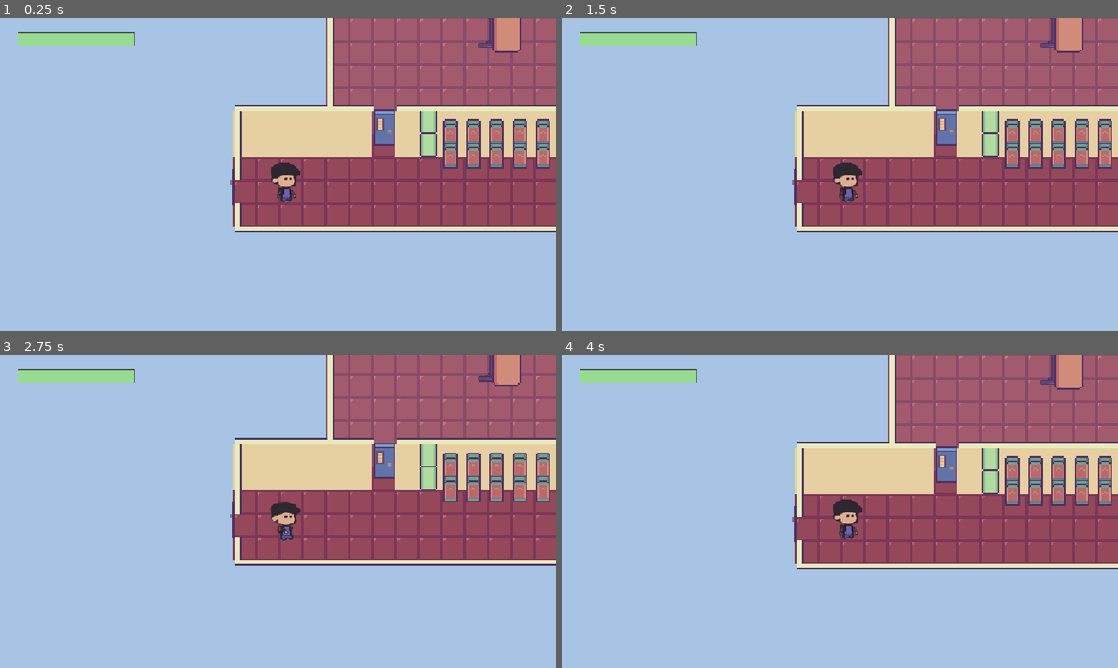
Above: before the commit, frames 1-4 (two rows, left to right).
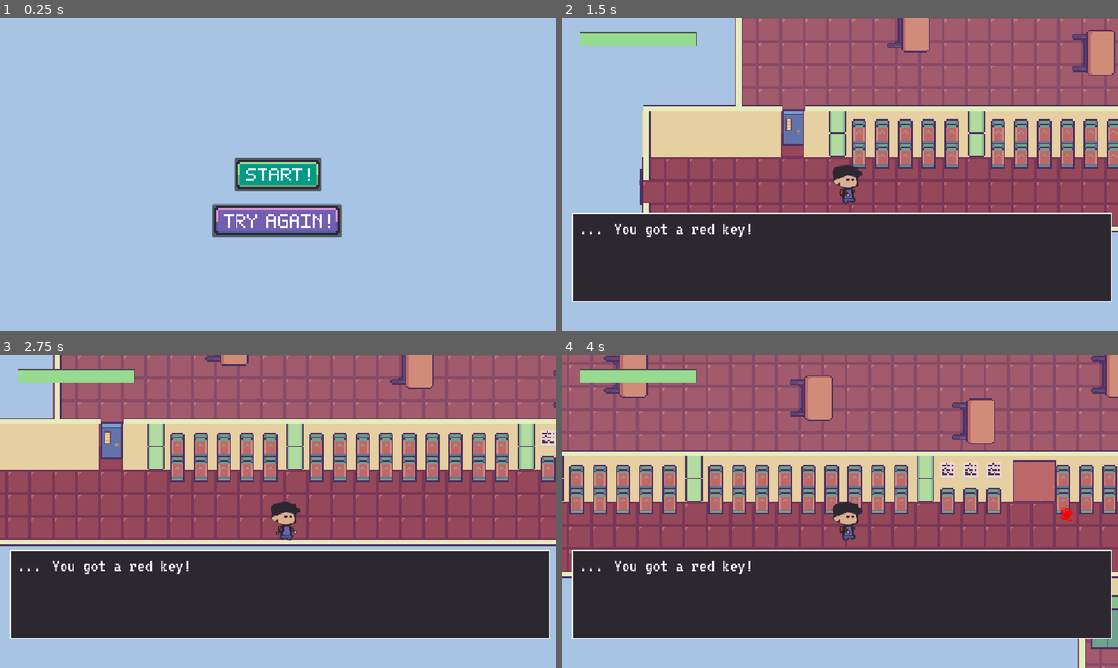
Above: after the commit, the same moments.

Repository: seat-gull/Sunny-Street-Daycare
Game: Godot game, scene res://main menu.tscn
Same seed, same stepped clock (60 frames per second), same inputs: the game is played once before the commit and once after it. Before the commit the project starts from res://scenes/game.tscn.
Inputs (mouse positions are in pixels of both pictures, inside the frame that each line leads up to):
- Up to frame 1 (0.25 s): no input
- Up to frame 2 (1.5 s): click (840, 174) at 0.52 s; tap Enter at 1.25 s; move the mouse to (962, 158) at 1.27 s; hold D (move_right) from 1.28 s (still down); tap Space (dash) at 1.35 s; click (962, 158) at 1.42 s
- Up to frame 3 (2.75 s): move the mouse to (166, 527) at 2.02 s; release D (move_right) at 2.03 s; hold S (move_down) from 2.03 s (still down); tap E (interact) at 2.1 s
- Up to frame 4 (4 s): move the mouse to (895, 442) at 2.77 s; release S (move_down) at 2.78 s; hold D (move_right) 2.78-3.53 s; tap Alt at 2.85 s; move the mouse to (812, 574) at 3.52 s; hold W (move_up) from 3.53 s (still down); tap Shift at 3.6 s; click (812, 574) at 3.67 s

The runs differ from the first frame. In frame 1, 37% of the frame differs, in the area x 3-100%, y 0-71%; in frame 2, 59%; in frame 3, 76%; in frame 4, 78%, in the area x 0-100%, y 0-100%.

Commit message:
Main menu created

Diff:
--- /dev/null
+++ b/main menu.tscn
@@ -0,0 +1,69 @@
+[gd_scene format=3 uid="uid://hxw7em3til1e"]
+
+[ext_resource type="Texture2D" uid="uid://cu7owqm7h6kum" path="res://assets/Start.png" id="1_7mewq"]
+[ext_resource type="Texture2D" uid="uid://5nok63ocgsw3" path="res://assets/Try again.png" id="2_bajiw"]
+
+[sub_resource type="GDScript" id="GDScript_gee14"]
+script/source = "extends Control
+
+
+# Called when the node enters the scene tree for the first time.
+func _ready() -> void:
+	pass # Replace with function body.
+
+
+# Called every frame. 'delta' is the elapsed time since the previous frame.
+func _process(delta: float) -> void:
+	pass
+
+
+func _on_start_pressed() -> void:
+	get_tree().change_scene_to_file(\"res://scenes/game.tscn\")
+
+
+
+func _on_exit_pressed() -> void:
+	get_tree().quit()
+"
+
+[node name="MainMenu" type="Control" unique_id=1344765013]
+layout_mode = 3
+anchors_preset = 15
+anchor_right = 1.0
+anchor_bottom = 1.0
+grow_horizontal = 2
+grow_vertical = 2
+script = SubResource("GDScript_gee14")
+
+[node name="Button" type="Button" parent="." unique_id=1874067397]
+layout_mode = 1
+anchors_preset = 8
+anchor_left = 0.5
+anchor_top = 0.5
+anchor_right = 0.5
+anchor_bottom = 0.5
+offset_left = -90.0
+offset_top = -34.0
+offset_right = 90.0
+offset_bottom = 34.0
+grow_horizontal = 2
+grow_vertical = 2
+icon = ExtResource("1_7mewq")
+
+[node name="Button2" type="Button" parent="." unique_id=765519032]
+layout_mode = 1
+anchors_preset = 8
+anchor_left = 0.5
+anchor_top = 0.5
+anchor_right = 0.5
+anchor_bottom = 0.5
+offset_left = -136.0
+offset_top = 62.0
+offset_right = 132.0
+offset_bottom = 130.0
+grow_horizontal = 2
+grow_vertical = 2
+icon = ExtResource("2_bajiw")
+
+[connection signal="pressed" from="Button" to="." method="_on_start_pressed"]
+[connection signal="pressed" from="Button2" to="." method="_on_exit_pressed"]
--- a/project.godot
+++ b/project.godot
@@ -11,7 +11,7 @@
 [application]
 
 config/name="Sunny Street Daycare"
-run/main_scene="uid://cw3ayyv8ksl8n"
+run/main_scene="uid://hxw7em3til1e"
 config/features=PackedStringArray("4.7", "Forward Plus")
 config/icon="res://icon.svg"
 
--- a/scenes/key.tscn
+++ b/scenes/key.tscn
@@ -9,8 +9,6 @@
 func _on_body_entered(body) :
 	textbox.animate_text(\"You got a red key!\",\"n\")
 	queue_free()
-
-	get_tree().reload_current_scene()
 "
 
 [sub_resource type="AtlasTexture" id="AtlasTexture_fttkb"]
